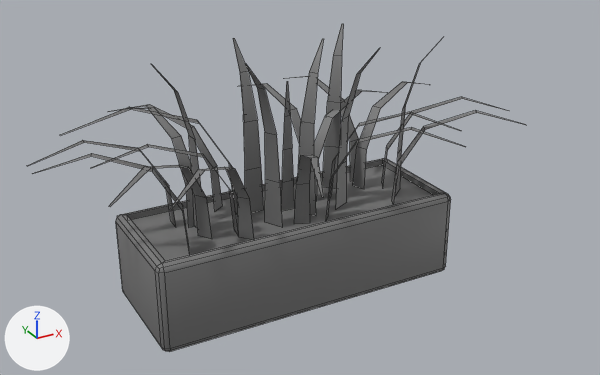
Renders of the FBX model Jam_Slammers/Assets/StaticAssets/Models/Environment/plantPot02.fbx from each side of a commit.
Before and after are seen from a 50 mm camera at (17.3, -10.77, 7.08) aimed at (23.24, 0.03, 1.68). Lighting does not change. The marker at lower left points along +X, +Y and +Z. Mesh edges are drawn as thin lines.

Names of what the first picture shows: 'plantPot02'.
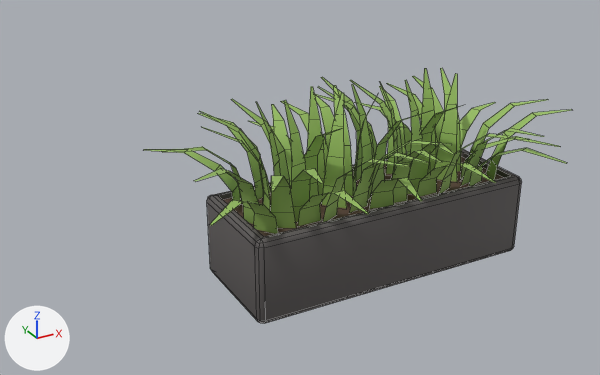
Diff of the bpy script that builds the scene:
```diff
--- a/Jam_Slammers/Assets/StaticAssets/Models/Environment/plantPot02.fbx.py
+++ b/Jam_Slammers/Assets/StaticAssets/Models/Environment/plantPot02.fbx.py
@@ mat_potplant_mat @@
+mat_potplant_mat = principled_material('potPlant_mat')
+mat_potplant_mat.texture = img_potplant_bc_png
+mat_potplant_mat.roughness = 0.7
@@ me_cube_004 @@
-me_cube_004.from_pydata(...)  # 324 vertices, 166 faces; spans x -3.86..3.63, y -2.49..2.53, z 0.0..4.06
+me_cube_004.from_pydata(...)  # 584 vertices, 278 faces; spans x -3.5..3.46, y -2.2..2.12, z 0.0..3.19
+# me_cube_004 part 1: the loose piece of 10 vertices spanning x -0.82..0.06, y -2.49..-0.54, z 1.36..2.95 is rebuilt with 10 vertices and now spans x -0.75..-0.21, y -1.86..-0.5, z 1.34..2.57, in mat_potplant_mat (picture img_potplant_bc_png)
+# me_cube_004 part 2: the loose piece of 10 vertices spanning x -3.86..-1.81, y 0.23..0.49, z 1.36..2.95 is rebuilt with 10 vertices and now spans x -3.45..-2.1, y 0.14..0.57, z 1.34..2.57, in mat_potplant_mat (picture img_potplant_bc_png)
+# me_cube_004 part 3: the loose piece of 10 vertices spanning x -2.65..-0.96, y -1.91..-0.53, z 1.36..2.95 is rebuilt with 10 vertices and now spans x -2.68..-1.75, y -1.69..-0.44, z 1.34..2.57, in mat_potplant_mat (picture img_potplant_bc_png)
+# me_cube_004 part 4: the loose piece of 10 vertices spanning x -1.84..-1.41, y 0.13..2.18, z 1.36..2.95 is rebuilt with 10 vertices and now spans x -2.02..-1.33, y 0.1..1.05, z 1.34..3.0, in mat_potplant_mat (picture img_potplant_bc_png)
+# me_cube_004 part 5: the loose piece of 10 vertices spanning x -3.11..-1.07, y -0.51..-0.07, z 1.36..2.95 is rebuilt with 10 vertices and now spans x -2.95..-1.96, y -0.37..0.05, z 1.34..3.0, in mat_potplant_mat (picture img_potplant_bc_png)
+# me_cube_004 part 6: the loose piece of 10 vertices spanning x -3.86..-1.9, y -0.72..0.11, z 1.36..2.95 is rebuilt with 10 vertices and now spans x -3.46..-2.16, y -0.88..-0.06, z 1.34..2.57, in mat_potplant_mat (picture img_potplant_bc_png)
+# me_cube_004 part 7: the loose piece of 10 vertices spanning x -2.13..-1.53, y -0.19..0.16, z 1.36..4.06 is rebuilt with 10 vertices and now spans x -1.99..-1.59, y -0.21..0.19, z 1.34..3.19, in mat_potplant_mat (picture img_potplant_bc_png)
+# me_cube_004 part 8: the loose piece of 10 vertices spanning x 0.07..0.66, y -0.43..0.07, z 1.36..4.06 is rebuilt with 10 vertices and now spans x 0.26..0.66, y -0.21..0.19, z 1.34..3.19, in mat_potplant_mat (picture img_potplant_bc_png)
+# me_cube_004 part 9: the loose piece of 10 vertices spanning x -2.19..-0.87, y 0.47..2.2, z 1.36..2.95 is rebuilt with 10 vertices and now spans x -2.3..-1.47, y 0.54..1.83, z 1.34..2.57, in mat_potplant_mat (picture img_potplant_bc_png)
+# me_cube_004 part 10: the loose piece of 10 vertices spanning x -0.45..0.42, y 0.58..2.53, z 1.36..2.95 is rebuilt with 10 vertices and now spans x -0.47..0.01, y 0.56..1.92, z 1.34..2.57, in mat_potplant_mat (picture img_potplant_bc_png)
+# me_cube_004 part 11: the loose piece of 10 vertices spanning x 1.8..3.63, y -0.99..0.16, z 1.36..2.95 is rebuilt with 10 vertices and now spans x 2.12..3.46, y -0.49..0.17, z 1.34..2.57, in mat_potplant_mat (picture img_potplant_bc_png)
+# me_cube_004 part 12: the loose piece of 10 vertices spanning x 0.3..0.79, y 0.45..2.48, z 1.36..2.95 is rebuilt with 10 vertices and now spans x -0.05..0.78, y 0.54..1.83, z 1.34..2.57, in mat_potplant_mat (picture img_potplant_bc_png)
+# me_cube_004 part 13: the loose piece of 10 vertices spanning x 0.3..1.94, y -1.94..-0.5, z 1.36..2.95 is rebuilt with 10 vertices and now spans x 0.92..1.73, y -1.86..-0.55, z 1.34..2.57, in mat_potplant_mat (picture img_potplant_bc_png)
+# me_cube_004 part 14: the loose piece of 10 vertices spanning x 1.43..3.39, y 0.07..0.89, z 1.36..2.95 is rebuilt with 10 vertices and now spans x 1.85..3.4, y 0.05..0.83, z 1.34..2.22, in mat_potplant_mat (picture img_potplant_bc_png)
+# me_cube_004 part 15: 120 vertices removed from x -3.34..3.39, y -1.63..2.52, z 1.36..4.06; 380 vertices added at x -3.5..3.42, y -2.2..2.12, z 1.34..3.19
+# me_cube_004 part 16: 54 faces spanning x -2.57..2.57, y -1.0..1.0, z 0.0..1.46 switch from mat_bbq (grey #777777) to mat_potplant_mat (picture img_potplant_bc_png)
@@ ob_plantpot02 @@
 ob_plantpot02 = bpy.data.objects.new('plantPot02', me_cube_004)
-ob_plantpot02.location = (23.0, 0.0, 0.0)
+ob_plantpot02.location = (24.54, 0.0, 0.0)
```

Boxes (x1, y1, x2, y2) around the edits, measured in the pictures (600 x 375 px):
'plantPot02', reshaped, moved (14% narrower, 22% shorter): before (27, 24, 525, 352); after (144, 68, 572, 323)
part 1 of me_cube_004, rebuilt (158% wider, 13% shorter): before (294, 155, 324, 224); after (349, 153, 428, 213)
part 2 of me_cube_004, rebuilt: before (27, 140, 176, 227); after (162, 147, 243, 204)
part 3 of me_cube_004, rebuilt (68% narrower, 28% shorter): before (170, 167, 254, 240); after (271, 176, 297, 228)
part 4 of me_cube_004, rebuilt: before (139, 107, 194, 228); after (231, 99, 290, 185)
part 5 of me_cube_004, rebuilt: before (91, 144, 239, 236); after (202, 127, 270, 210)
part 6 of me_cube_004, rebuilt: before (32, 153, 190, 254); after (194, 169, 259, 224)
part 7 of me_cube_004, rebuilt: before (151, 64, 201, 229); after (256, 101, 281, 176)
part 8 of me_cube_004, rebuilt: before (298, 39, 324, 215); after (380, 82, 398, 166)
part 9 of me_cube_004, rebuilt (35% narrower, 19% shorter): before (108, 104, 223, 211); after (197, 113, 271, 199)
part 10 of me_cube_004, rebuilt: before (243, 113, 245, 155); after (315, 95, 334, 148)
part 11 of me_cube_004, rebuilt: before (382, 97, 508, 188); after (467, 99, 548, 163)
part 12 of me_cube_004, rebuilt: before (254, 83, 301, 144); after (315, 94, 377, 159)
part 13 of me_cube_004, rebuilt (36% narrower, 35% shorter): before (326, 127, 465, 219); after (440, 134, 529, 193)
part 14 of me_cube_004, rebuilt: before (353, 82, 428, 189); after (460, 102, 496, 147)
part 15 of me_cube_004, built on: before (61, 24, 525, 239); after (144, 68, 572, 234)
part 16 of me_cube_004, recoloured (grey to black): before (116, 158, 451, 352); after (207, 148, 521, 323)
